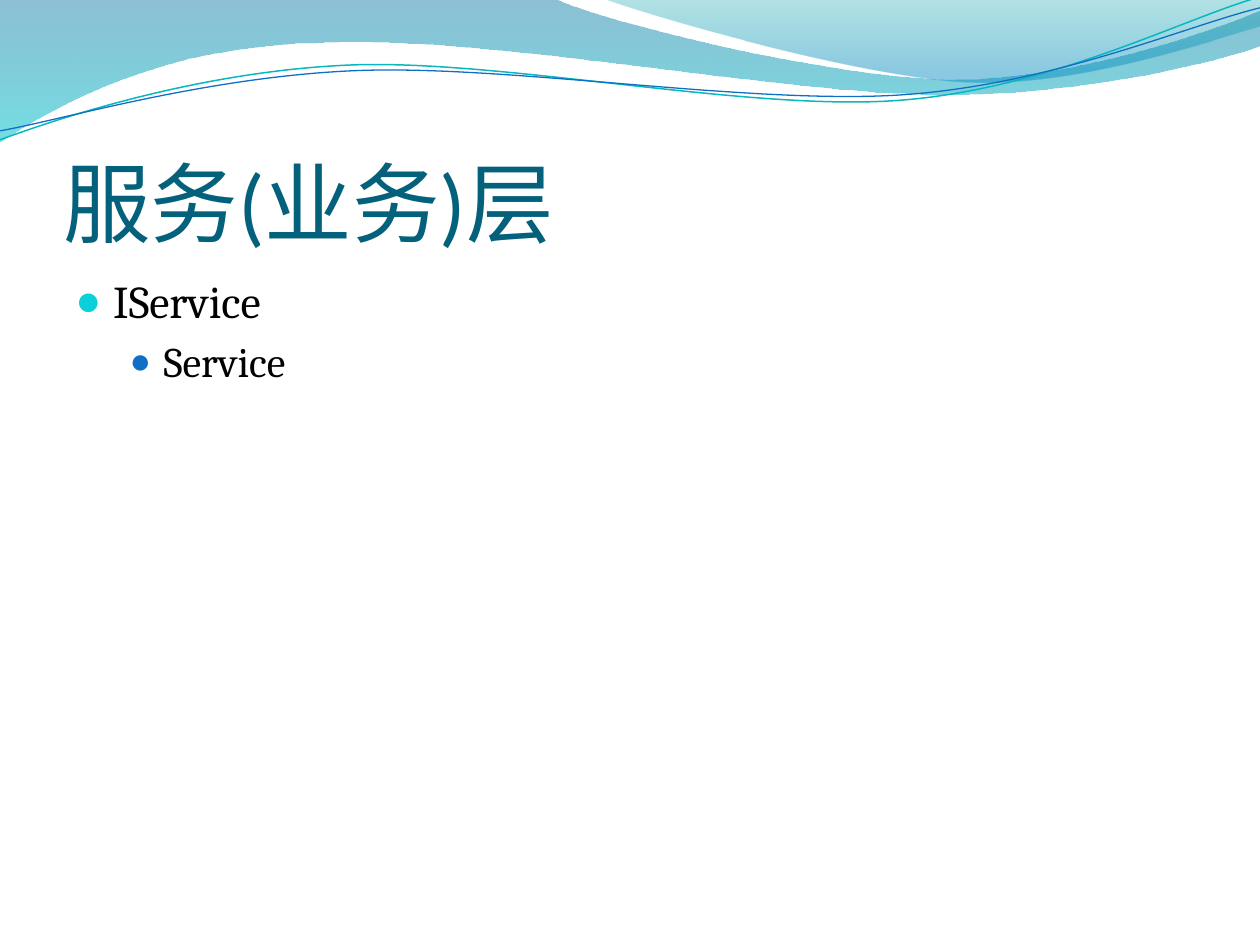
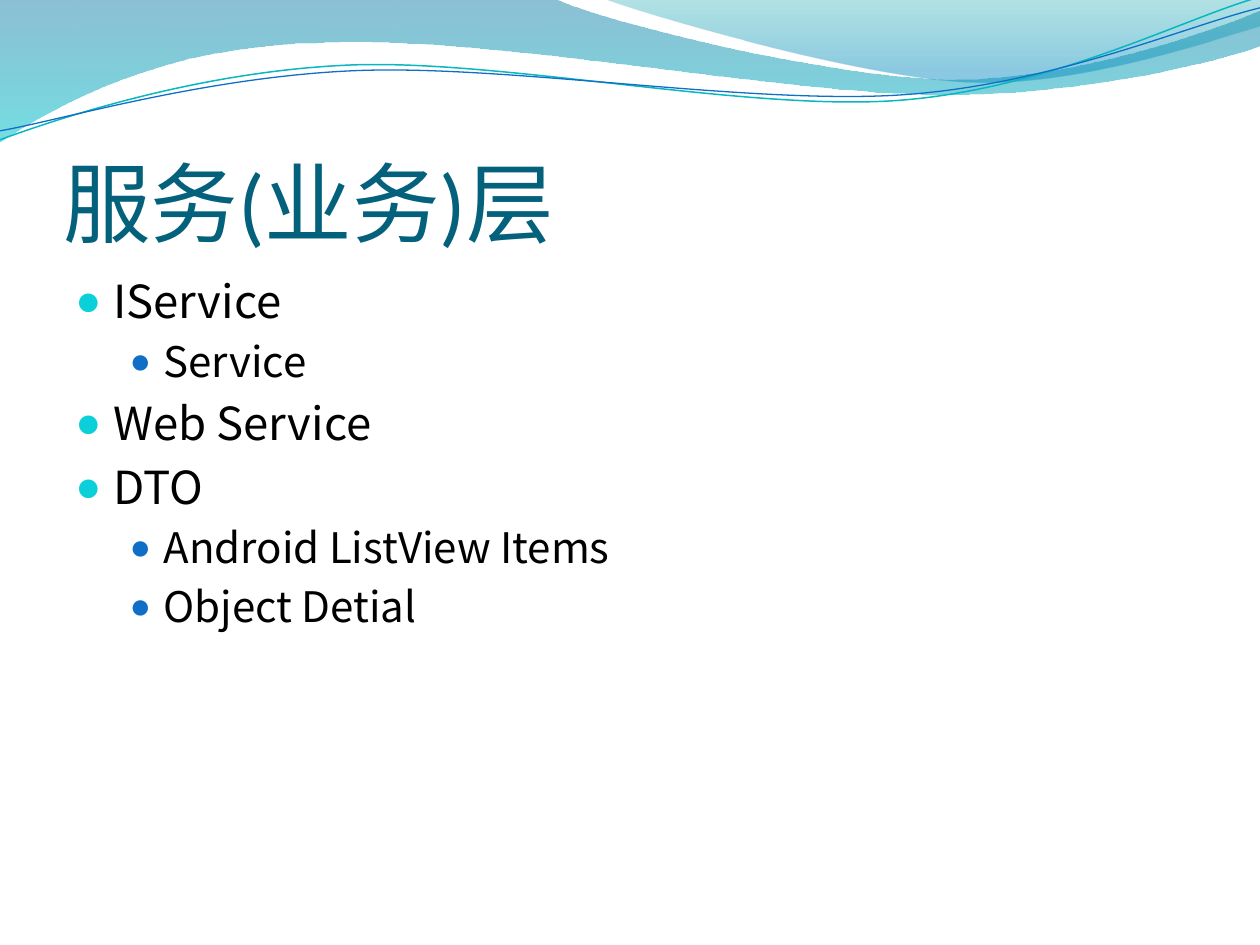
Before and after one commit to ggxx/SextantTG, a slide deck: slide 9 of doc/大作业汇报.pptx (slide 8 before the commit). Drawn at 1260x945 pixels with LibreOffice and Linux fonts; fonts in the diff are those of the drawing; background and template pictures are left out. Boxes give left, top, right and bottom in pixels: in the first picture for what was removed or moved away, otherwise in the second. Text is boxed around its words. In the diff, an @@ line names an element or a change of style, - is before the commit and + after.

```diff
--- a/doc/大作业汇报.pptx
+++ b/doc/大作业汇报.pptx
@@ text at (x1=113, y1=282, x2=307, y2=378): font Cambria to Noto Sans CJK SC in "IService", "Service" @@
@@ text at (x1=113, y1=403, x2=609, y2=632): paragraphs added @@
+● Web Service
+● DTO
+  ● Android ListView Items
+  ● Object Detial
```
Also in this commit, not shown: 9 other slides changed, 7 slides added, 2 slides removed, 4 other files.
